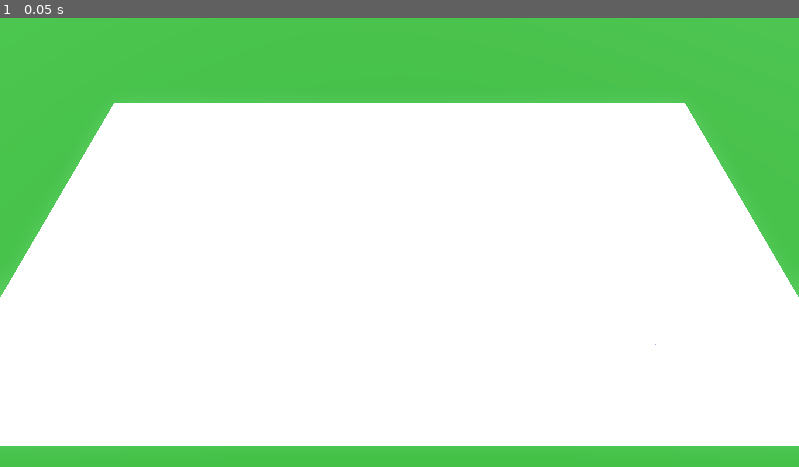
Above: before the commit, frame 1.
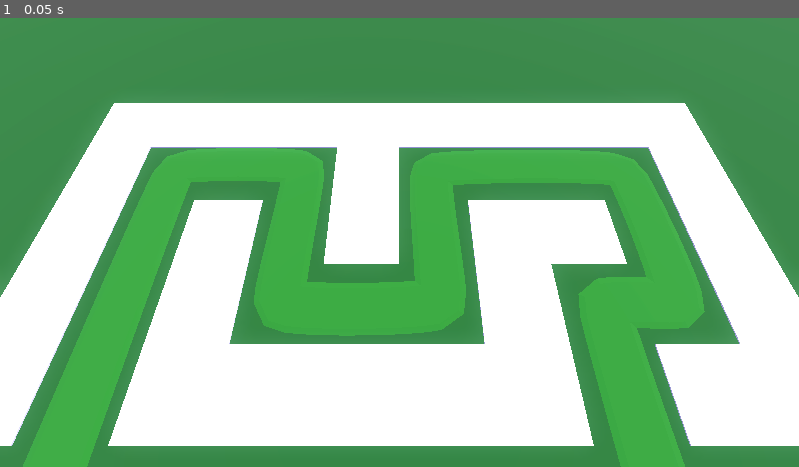
Above: after the commit, the same moment.

Repository: fbcs-hailey/Barbarian_blaster2
Game: Godot game, scene res://Base/base.tscn
Two runs of this game, one before a commit and one after it. Both use one fixed random seed, a clock stepped at 60 frames per second and the inputs below.
Inputs:
- Up to frame 1 (0.05 s): no input

The runs differ from the first frame. In frame 1, 57% of the frame differs, in the area x 0-100%, y 0-100%.

Commit message:
Add path

Diff:
--- a/Base/base.tscn
+++ b/Base/base.tscn
@@ -18,7 +18,17 @@
 glow_enabled = true
 
 [sub_resource type="StandardMaterial3D" id="StandardMaterial3D_cbgtc"]
-albedo_color = Color(0.08866667, 0.38, 0, 1)
+albedo_color = Color(0.042385466, 0.23986697, 0, 1)
+
+[sub_resource type="Curve3D" id="Curve3D_u1x2a"]
+_data = {
+"points": PackedVector3Array(0, 0, 0, 0, 0, 0, -13.868282, 0, 14.049806, -0.281147, 0, 0.38222075, 0.281147, 0, -0.38222075, -13.822761, 0, -2.3684301, -0.25177765, 0, -0.46562457, 0.25177765, 0, 0.46562457, -5.9735184, 0, -2.3425012, -0.25811005, 0, -0.49893332, 0.25811005, 0, 0.49893332, -5.979851, 0, 6.0063577, -0.21948433, 0, 0.36064196, 0.21948433, 0, -0.36064196, 2.0416946, 0, 5.9988713, -0.40006828, 0, 0.43671608, 0.40006828, 0, -0.43671608, 2.0416946, 0, -2.169044, -0.21866226, 0, -0.58310795, 0.21866226, 0, 0.58310795, 13.848801, 0, -2.1319861, 0.5280533, 0, -0.24755287, -0.5280533, 0, 0.24755287, 13.842534, 0, 5.9547043, 0.0871048, 0, -0.5895548, -0.0871048, 0, 0.5895548, 10.153717, 0, 6.293073, 0, 0, 0, 0, 0, 0, 10.237846, 0, 13.75937),
+"tilts": PackedFloat32Array(0, 0, 0, 0, 0, 0, 0, 0, 0, 0)
+}
+point_count = 10
+
+[sub_resource type="StandardMaterial3D" id="StandardMaterial3D_n5f2c"]
+albedo_color = Color(0.071782015, 0.32517603, 0, 1)
 
 [node name="Base" type="Node3D"]
 
@@ -42,5 +52,23 @@
 cell_size = Vector3(4, 4, 4)
 cell_center_y = false
 data = {
-"cells": PackedInt32Array(65535, 65535, 0, 65535, 65534, 0, 65535, 0, 0, 65535, 1, 0, 65535, 2, 0, 0, 65535, 0, 1, 65535, 0, 2, 65535, 0, 3, 65535, 0, 4, 65535, 0, 65534, 65535, 0, 65533, 65535, 0, 65532, 65535, 0, 65531, 65535, 0, 65531, 65534, 0, 65531, 0, 0, 65531, 1, 0, 65531, 2, 0, 65532, 65534, 0, 65532, 0, 0, 65532, 1, 0, 65532, 2, 0, 65533, 65534, 0, 65533, 0, 0, 65533, 1, 0, 65533, 2, 0, 65534, 65534, 0, 65534, 0, 0, 65534, 1, 0, 65534, 2, 0, 0, 65534, 0, 0, 0, 0, 0, 1, 0, 0, 2, 0, 1, 65534, 0, 1, 0, 0, 1, 1, 0, 1, 2, 0, 2, 65534, 0, 2, 0, 0, 2, 1, 0, 2, 2, 0, 3, 65534, 0, 3, 0, 0, 3, 1, 0, 3, 2, 0, 4, 65534, 0, 4, 0, 0, 4, 1, 0, 4, 2, 0)
+"cells": PackedInt32Array(65535, 65534, 0, 65535, 0, 0, 65535, 2, 0, 65531, 65535, 0, 65531, 65534, 0, 65531, 0, 0, 65531, 2, 0, 65532, 65534, 0, 65533, 0, 0, 65533, 2, 0, 65534, 65534, 0, 65534, 2, 0, 0, 65534, 0, 0, 2, 0, 1, 65534, 0, 1, 2, 0, 2, 65534, 0, 2, 0, 0, 3, 65534, 0, 3, 2, 0, 4, 65534, 0, 4, 0, 0, 4, 1, 0, 4, 2, 0, 1, 0, 0, 65531, 1, 0, 65533, 1, 0, 1, 1, 0, 65535, 65535, 0, 65533, 65534, 0, 4, 65535, 0)
 }
+
+[node name="Path3D" type="Path3D" parent="."]
+curve = SubResource("Curve3D_u1x2a")
+
+[node name="CSGPolygon3D" type="CSGPolygon3D" parent="Path3D"]
+polygon = PackedVector2Array(-1.3, 0, -1, 0.05, 1, 0.05, 1.3, 0)
+mode = 2
+path_node = NodePath("..")
+path_interval_type = 0
+path_interval = 0.5
+path_simplify_angle = 0.0
+path_rotation = 2
+path_rotation_accurate = false
+path_local = false
+path_continuous_u = true
+path_u_distance = 1.0
+path_joined = false
+material = SubResource("StandardMaterial3D_n5f2c")
Not shown: 1 places in Base/base.tscn that only renumber resources
